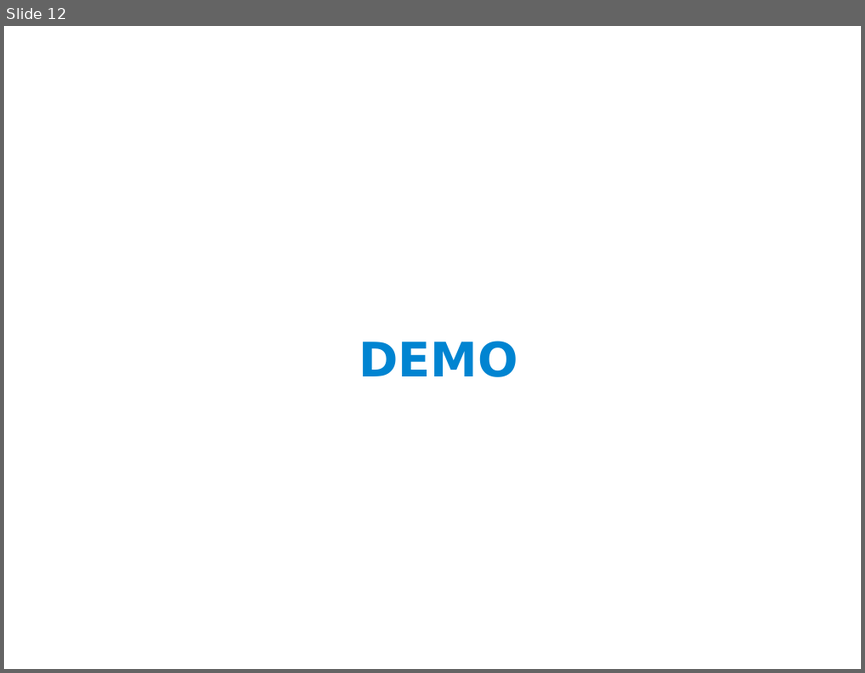
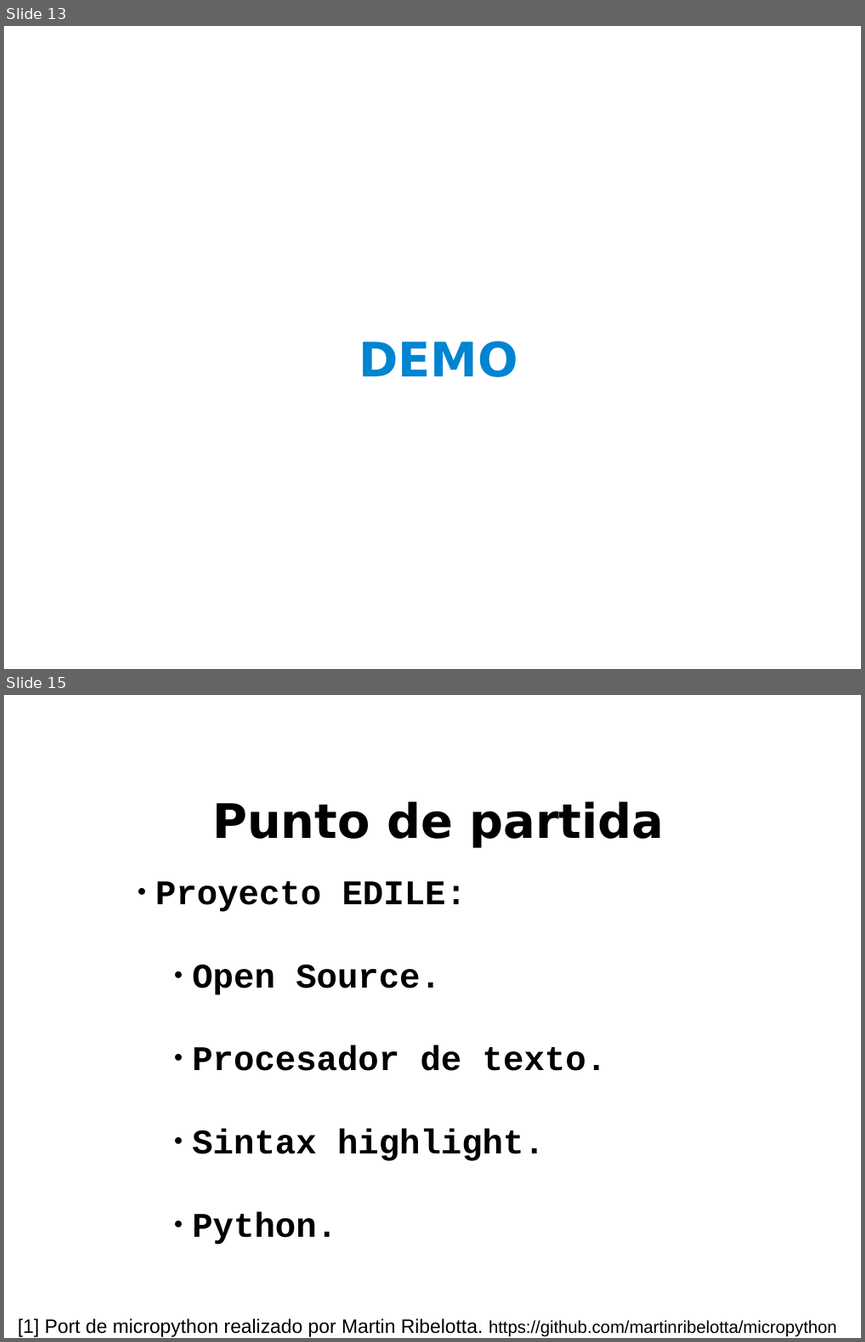
Before and after one commit to ernesto-g/tpfinalcese, a slide deck: presentacion/presentacion_v1.odp. Shown one above the other, each under a label of ours: slide 12 before the commit, slides 13 and 15 after it; the slides between them are not shown. The pictures are 865x673 and 865x1342 pixels, drawn with LibreOffice and Linux fonts; fonts in the diff are those of the drawing; background and template pictures are left out. Boxes give left, top, right and bottom in pixels: in the first picture for what was removed or moved away, otherwise in the second. Text is boxed around its words. In the diff, an @@ line names an element or a change of style, - is before the commit and + after.

```diff
--- a/presentacion/presentacion_v1.odp
+++ b/presentacion/presentacion_v1.odp
@@ slide 15 added at (4,695,861,1338), background picture (left out) @@
@@ title added at (212,801,664,847), 44 pt, text #000000, bold @@
+Punto de partida
@@ text added at (155,881,607,1244), 32 pt, text #000000, bold @@
+● Proyecto EDILE:
+    ● Open Source.
+    ● Procesador de texto.
+    ● Sintax highlight.
+    ● Python.
@@ text added at (18,1318,837,1337), 18 pt, text #000000 @@
+[1] Port de micropython realizado por Martin Ribelotta. https://github.com/martinribelotta/micropython
@@ what was slide 12 is now slide 13 @@
```
Also in this commit, not shown: 6 slides changed, 6 other slides added, 4 slides removed.
